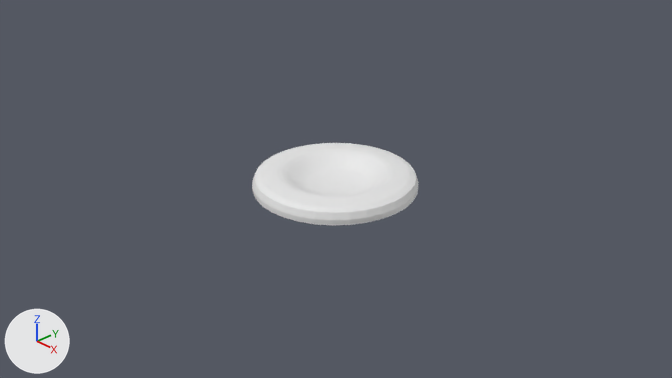
The Blender file Unity/WatcherUnity/Assets/Blender Objects/Files/CirclePlate.blend: old version first, new version second.
Camera for both pictures: the file's camera 'Camera'. Arrows for +X, +Y and +Z are at lower left; the lights stay in place.
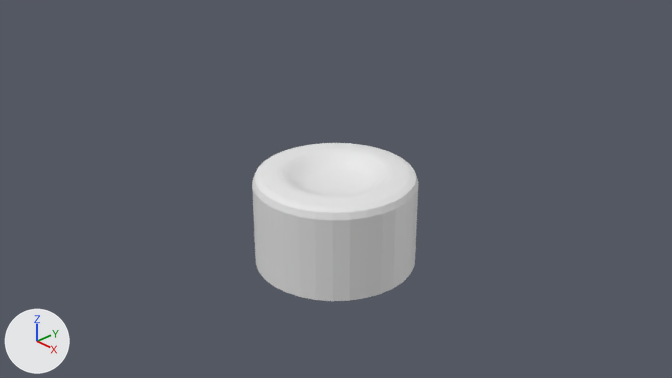
What differs and where, as boxes (x1, y1, x2, y2) in the pictures (672 x 378 px; the box of a moved part takes in the faces that stretch with it):
'Circle', reshaped (92% taller): before (252, 143, 419, 225); after (252, 143, 419, 301)
part 1 of me_circle, moved or reshaped: before (252, 182, 419, 225); after (252, 182, 419, 301)

The change, as a list of edits to the scene's bpy script:
```text
Change me_circle:
    where me_circle.from_pydata(...)  # 513 vertices, 513 faces; spans x -1.0..1.0, y -1.0..1.0, z -0.02..0.17
    used by ob_circle; location = (0.0, 0.0, 0.0)
    me_circle part 1: all 32 vertices in x -1.0..1.0, y -1.0..1.0, z -0.02 are moved by (0.0, 0.0, -1.0)
```
